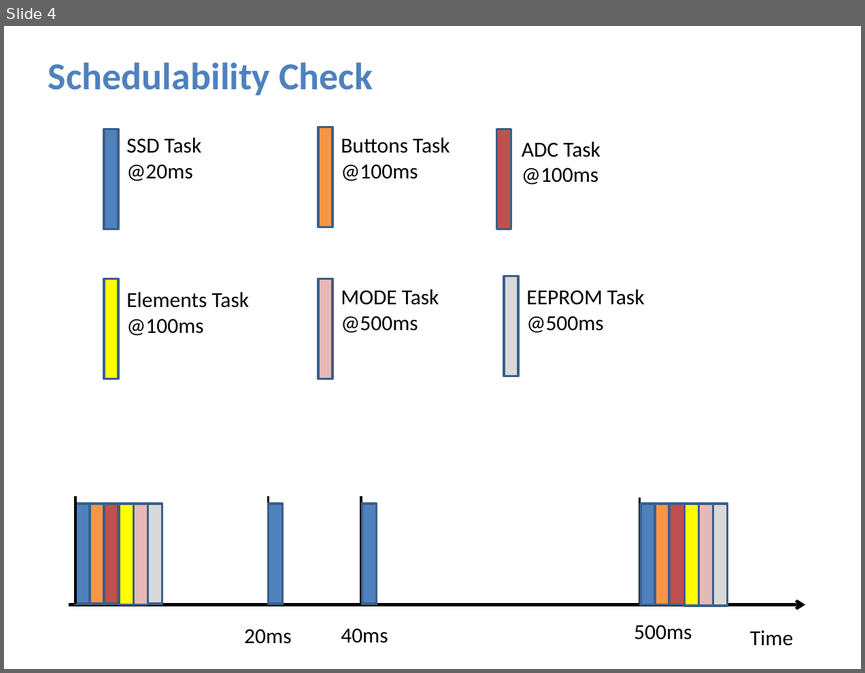
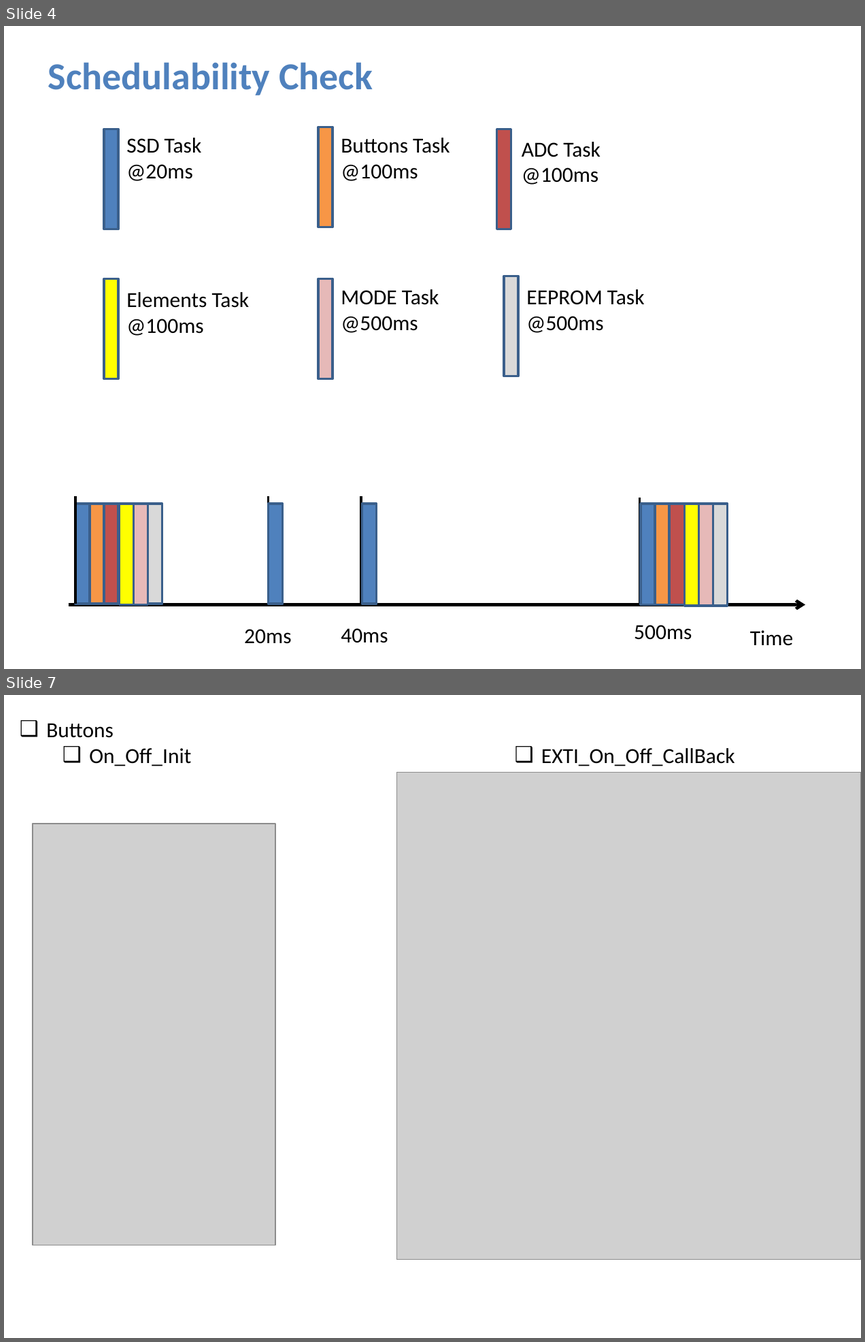
Before and after one commit to Abdelaziz-Sayed-Mohamed/water_heater, a slide deck: WaterHeater.pptx. Shown one above the other, each under a label of ours: slide 4 before the commit, slides 4 and 7 after it; the slides between them are not shown. The pictures are 865x673 and 865x1342 pixels, drawn with LibreOffice and Linux fonts; fonts in the diff are those of the drawing; grey boxes stand for pictures. Boxes give left, top, right and bottom in pixels: in the first picture for what was removed or moved away, otherwise in the second. Text is boxed around its words. In the diff, an @@ line names an element or a change of style, - is before the commit and + after.

```diff
--- a/WaterHeater.pptx
+++ b/WaterHeater.pptx
@@ slide 7 added at bbox=[4, 695, 861, 1338], background #FFFFFF @@
@@ text added at bbox=[46, 723, 191, 766], 18 pt, text #000000 @@
+❑ Buttons
+  ❑ On_Off_Init
@@ text added at bbox=[541, 748, 735, 766], 18 pt, text #000000 @@
+❑ EXTI_On_Off_CallBack
@@ picture added at bbox=[396, 772, 861, 1259] @@
@@ picture added at bbox=[33, 824, 275, 1245] @@
```
Also in this commit, not shown: 1 slide changed, 3 other slides added, 5 other files.
